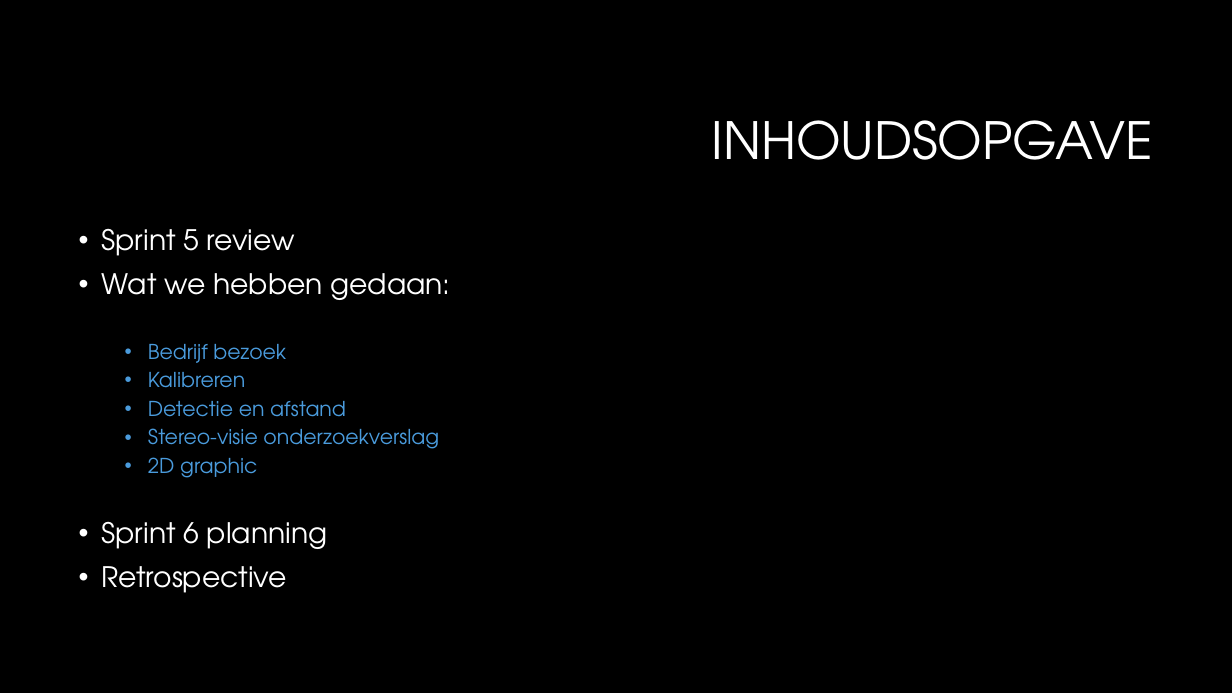
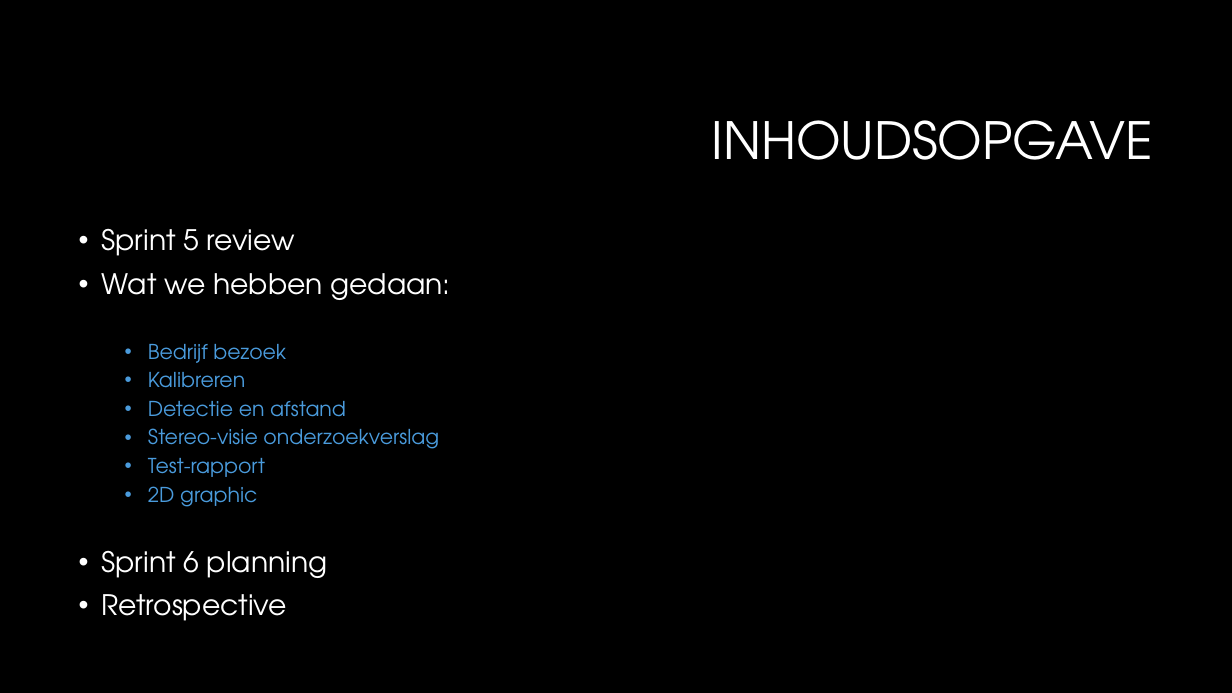
Before and after one commit to TomHeij/Project5-6, a slide deck: slide 2 of Opleverset_Project_5-6/Manage_&_Control/PO meeting 6.pptx. Drawn at 1232x693 pixels with LibreOffice and Linux fonts; fonts in the diff are those of the drawing; background and template pictures are left out. Boxes give left, top, right and bottom in pixels: in the first picture for what was removed or moved away, otherwise in the second. Text is boxed around its words. In the diff, an @@ line names an element or a change of style, - is before the commit and + after.

```diff
--- a/Opleverset_Project_5-6/Manage_&_Control/PO meeting 6.pptx
+++ b/Opleverset_Project_5-6/Manage_&_Control/PO meeting 6.pptx
@@ text at (x1=148, y1=458, x2=265, y2=477): paragraph added @@
+  • Test-rapport
```
Also in this commit, not shown: 1 slide added.
